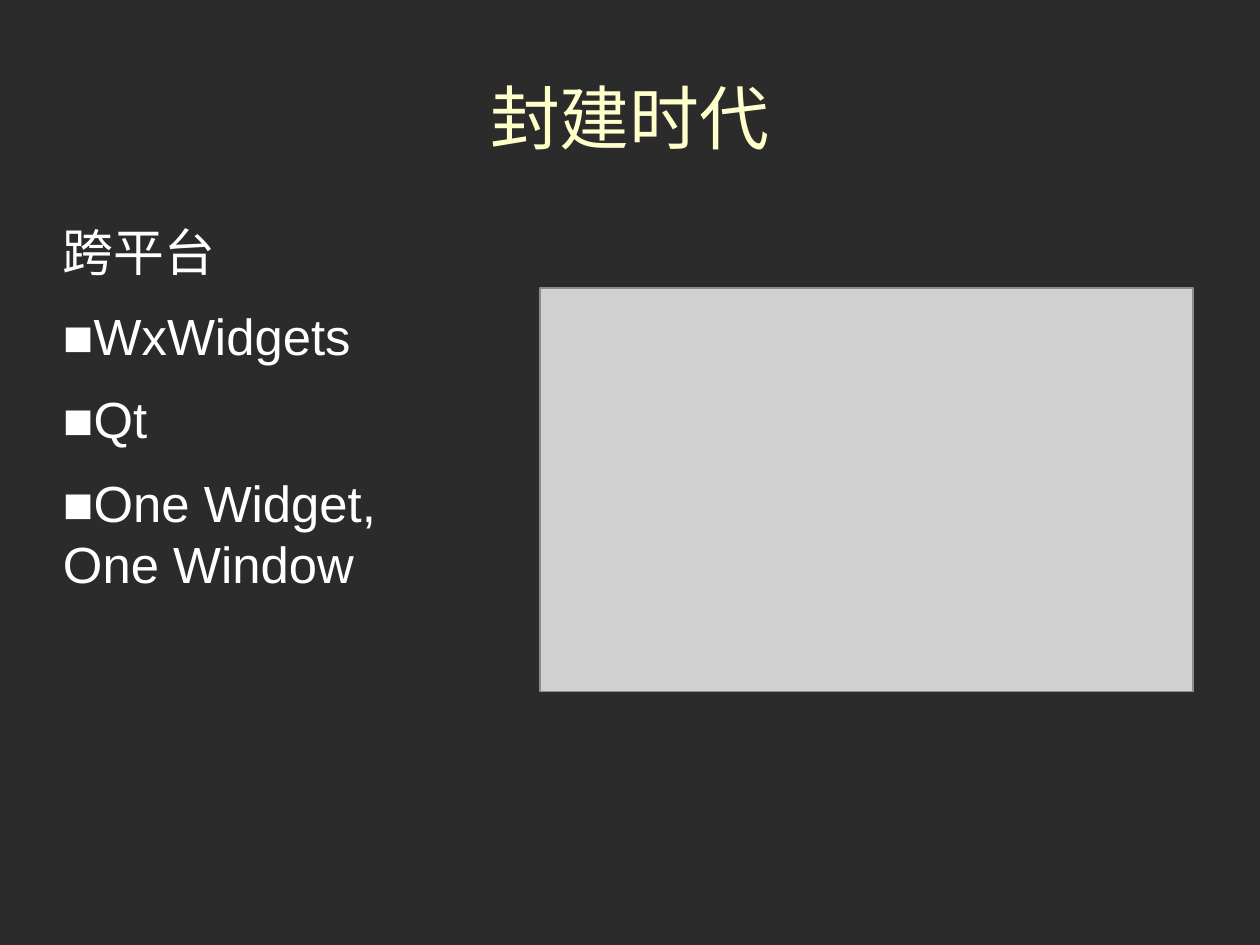
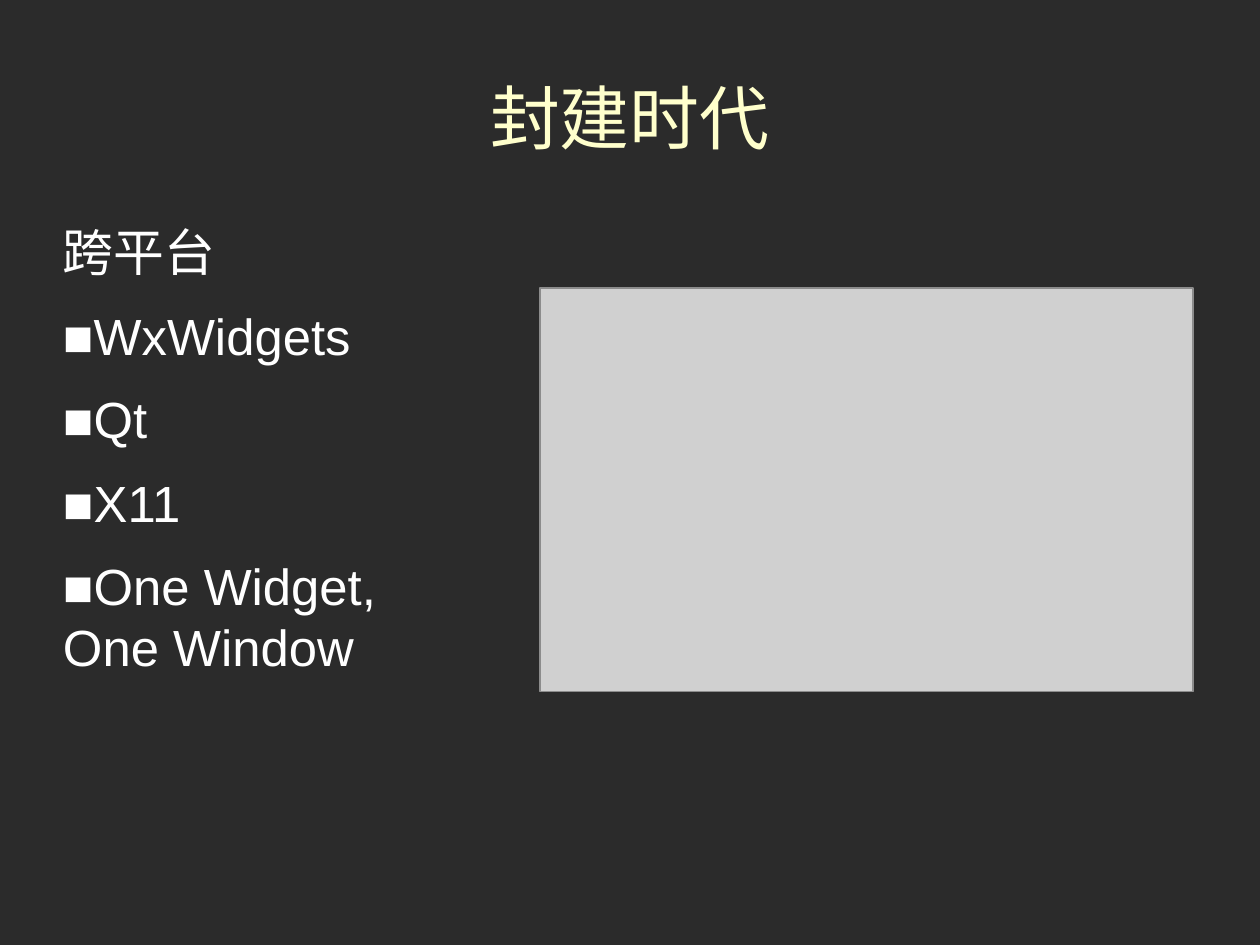
Before and after one commit to antkillerfarm/antkillerfarm_crazy, a slide deck: slide 4 of doc/GUI.odp. Drawn at 1260x945 pixels with LibreOffice and Linux fonts; fonts in the diff are those of the drawing; grey boxes stand for pictures; background and template pictures are left out; a plain dark background stands for a picture behind light text. Boxes give left, top, right and bottom in pixels: in the first picture for what was removed or moved away, otherwise in the second. Text is boxed around its words. In the diff, an @@ line names an element or a change of style, - is before the commit and + after.

```diff
--- a/doc/GUI.odp
+++ b/doc/GUI.odp
@@ text at <box>63,487,180,522</box>: paragraph added @@
+■X11
```
Also in this commit, not shown: 6 slides added, 1 slide removed.
